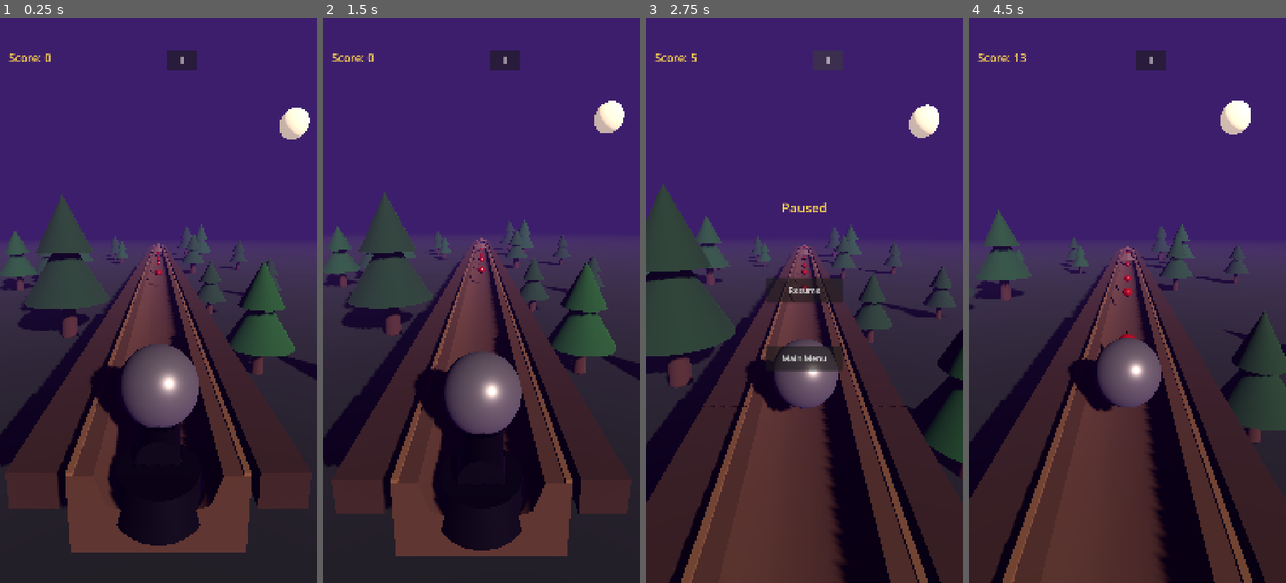
Above: before the commit, frames 1-4 (left to right).
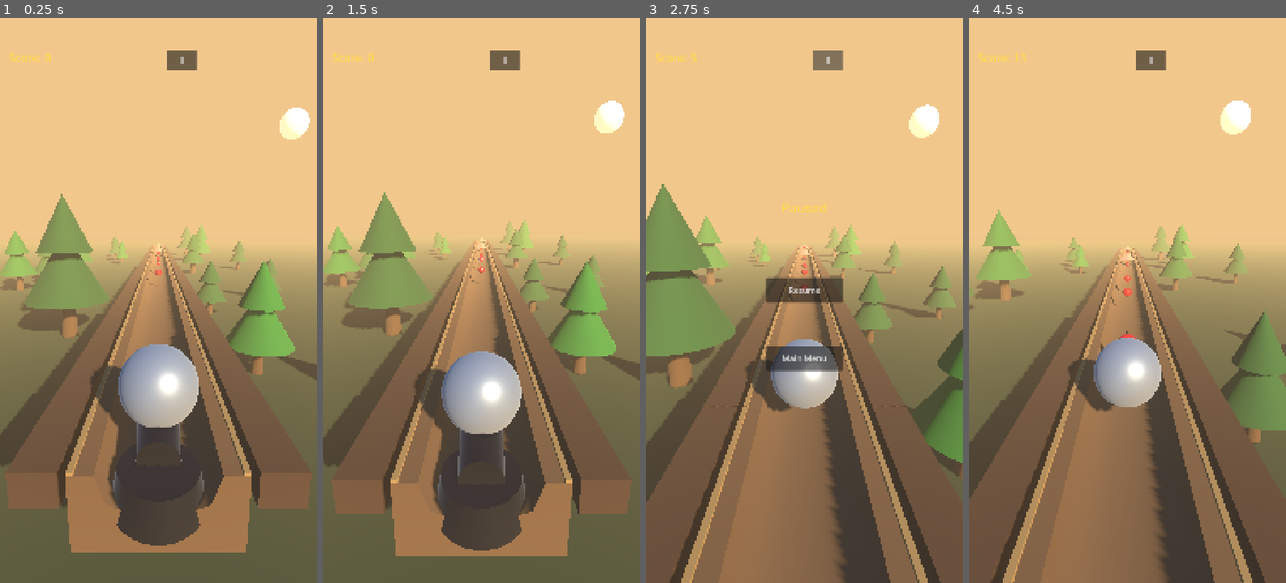
Above: after the commit, the same moments.

Repository: Ebrahassad/marble-rush
Game: Godot game, scene res://scenes/Main.tscn
Two runs of this game, one before a commit and one after it. Both use one fixed random seed, a clock stepped at 60 frames per second and the inputs below. This scene is started directly instead of the project's main scene.
Inputs:
- Up to frame 1 (0.25 s): no input
- Up to frame 2 (1.5 s): click "II" at 0.5 s; click "Resume" at 1.25 s
- Up to frame 3 (2.75 s): click "II" at 2 s
- Up to frame 4 (4.5 s): click "Resume" at 2.75 s; click "II" at 3.5 s; click "Resume" at 4.25 s

The runs differ from the first frame. In frame 1, 100% of the frame differs, in the area x 0-100%, y 0-100%; in frame 2, 100%; in frame 3, 100%; in frame 4, 100%.

Commit message:
Replace night purple sky with realistic morning sky and glowing sun

Diff:
--- a/scripts/environment_theme.gd
+++ b/scripts/environment_theme.gd
@@ -7,6 +7,7 @@
 	sky_material.shader = sky_shader
 	sky_material.set_shader_parameter("sky_top_color", theme_data.sky_top)
 	sky_material.set_shader_parameter("sky_horizon_color", theme_data.sky_horizon)
+	sky_material.set_shader_parameter("sun_direction", Vector3(0.3, 0.35, 0.85))
 
 	var sky := Sky.new()
 	sky.sky_material = sky_material
@@ -15,7 +16,7 @@
 	new_environment.background_mode = Environment.BG_SKY
 	new_environment.sky = sky
 	new_environment.ambient_light_source = Environment.AMBIENT_SOURCE_SKY
-	new_environment.ambient_light_energy = 0.7
+	new_environment.ambient_light_energy = 1.0
 
 	new_environment.fog_enabled = true
 	new_environment.fog_light_color = theme_data.sky_horizon
--- a/scripts/theme_manager.gd
+++ b/scripts/theme_manager.gd
@@ -5,8 +5,8 @@
 		"ball_color": Color(0.83, 0.68, 0.21),
 		"ball_emission": Color(0.6, 0.45, 0.05),
 		"track_color": Color(0.16, 0.08, 0.27),
-		"sky_top": Color(0.101961, 0.043137, 0.180392),
-		"sky_horizon": Color(0.239216, 0.117647, 0.427451),
+		"sky_top": Color(0.25, 0.5, 0.85),
+		"sky_horizon": Color(0.95, 0.78, 0.55),
 	}
 }
 
--- a/shaders/sky.gdshader
+++ b/shaders/sky.gdshader
@@ -1,20 +1,17 @@
 shader_type sky;
 
-uniform vec4 sky_top_color : source_color = vec4(0.101961, 0.043137, 0.180392, 1.0);
-uniform vec4 sky_horizon_color : source_color = vec4(0.239216, 0.117647, 0.427451, 1.0);
-uniform float star_density = 300.0;
-
-float hash(vec3 p) {
-	return fract(sin(dot(p, vec3(12.9898, 78.233, 45.164))) * 43758.5453);
-}
+uniform vec4 sky_top_color : source_color = vec4(0.25, 0.5, 0.85, 1.0);
+uniform vec4 sky_horizon_color : source_color = vec4(0.95, 0.78, 0.55, 1.0);
+uniform vec3 sun_direction = vec3(0.3, 0.35, 0.85);
+uniform float sun_size = 0.02;
 
 void sky() {
 	float t = clamp(EYEDIR.y * 0.5 + 0.5, 0.0, 1.0);
-	vec3 base = mix(sky_horizon_color.rgb, sky_top_color.rgb, pow(t, 0.5));
+	vec3 base = mix(sky_horizon_color.rgb, sky_top_color.rgb, pow(t, 0.6));
 
-	vec3 cell = floor(EYEDIR * star_density);
-	float h = hash(cell);
-	float star = step(0.997, h) * step(0.0, EYEDIR.y);
+	float sun_dot = max(dot(EYEDIR, normalize(sun_direction)), 0.0);
+	float sun_disc = smoothstep(1.0 - sun_size, 1.0 - sun_size * 0.3, sun_dot);
+	float sun_glow = pow(sun_dot, 8.0) * 0.5;
 
-	COLOR = base + vec3(star);
+	COLOR = base + vec3(1.0, 0.85, 0.5) * (sun_disc * 2.0 + sun_glow);
 }
